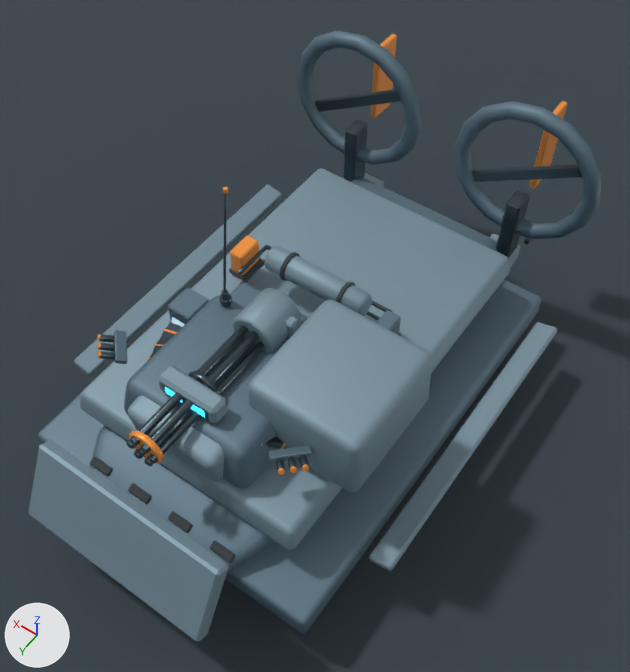
A saved change to the Blender file content/source-art/tidebreakerhovercraft-rigged.blend.
Camera for both pictures: a 50 mm lens placed at (-2.46, 3.3, 6.12), pointed at (-0.18, 0.11, 1.11). The axes (+X, +Y, +Z) are drawn at lower left. The lights are the same throughout. The picture after the commit comes second.

In view in the first picture: 'PreviewFloor', 'TidebreakerHovercraftArmor_BowRamp', 'TidebreakerHovercraftArmor_Hull', 'TidebreakerHovercraftArmor_PilotHouse', 'TidebreakerHovercraftArmor_UpperDeck', 'TidebreakerHovercraftEngine_PropDuct_L', 'TidebreakerHovercraftEngine_PropDuct_R', 'TidebreakerHovercraftHover_RepulsorSkirt', 'TidebreakerHovercraftHover_StabilizerStrake_L', 'TidebreakerHovercraftHover_StabilizerStrake_R', 'TidebreakerHovercraftTurret_BaseShell', 'TidebreakerHovercraftTurret_MantletHousing' and 51 more.
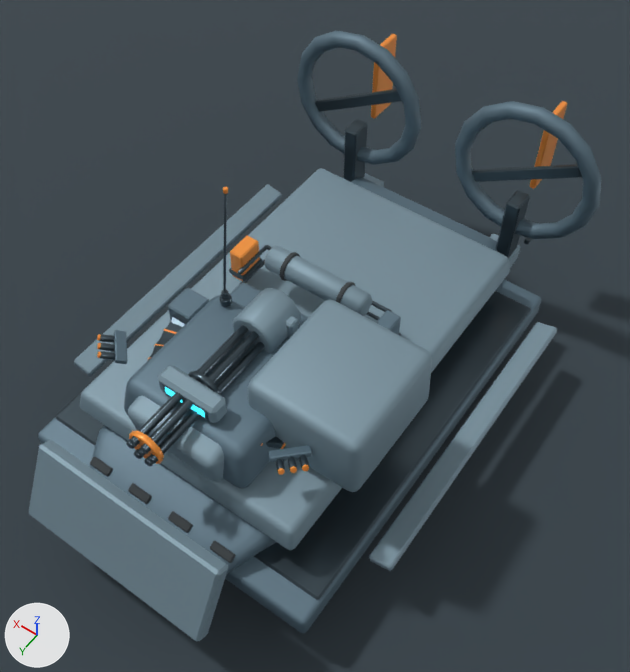
Pixel boxes [x1, y1, x2, y2] of what changed, in the pictures (630 x 672 px):
'TidebreakerHovercraftHover_PerimeterBumper', added: after [56, 291, 531, 600]
'TidebreakerHovercraftHover_RepulsorSkirt', unchanged, covered by the edit: [38, 279, 541, 633] in both

The change, as a list of edits to the scene's bpy script:
```text
Add me_cube_064:
    me_cube_064.from_pydata(...)  # 24 vertices, 26 faces; spans x -1.22..1.22, y -1.53..1.53, z -0.03..0.03
    me_cube_064.materials.append(mat_tidebreakerhovercraft_gunmetal)  # greyish blue #4b5961
Add ob_tidebreakerhovercrafthover_perimeterbumper:
    ob_tidebreakerhovercrafthover_perimeterbumper = bpy.data.objects.new('TidebreakerHovercraftHover_PerimeterBumper', me_cube_064)
    ob_tidebreakerhovercrafthover_perimeterbumper.location = (0.0, 0.0, 0.52)
```
